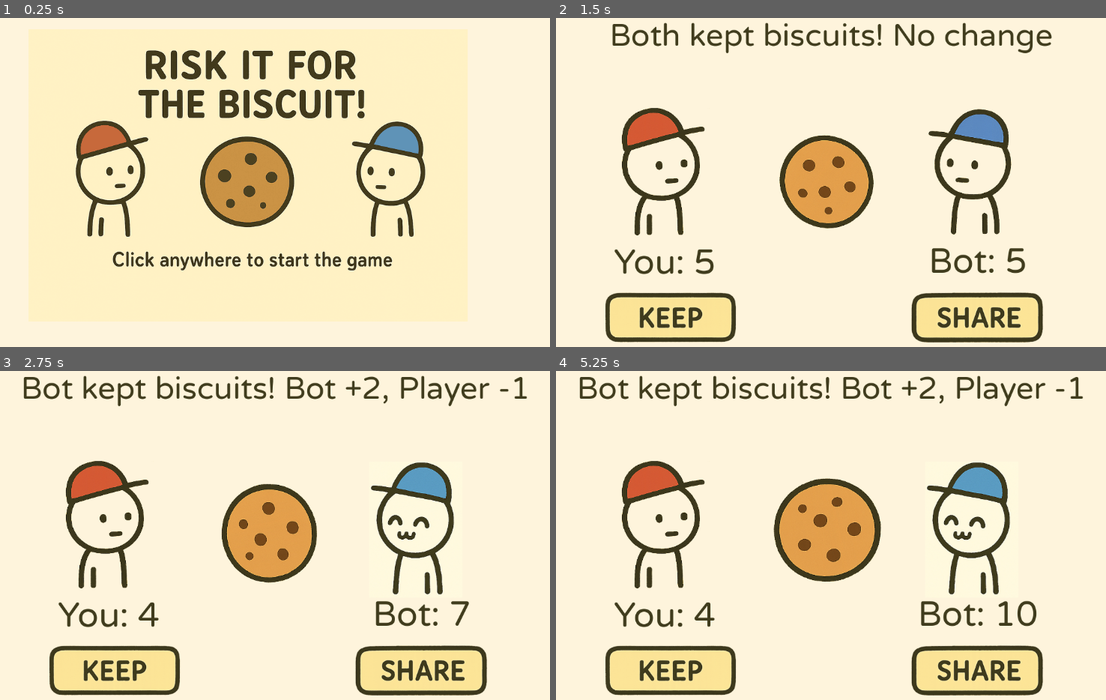
Above: before the commit, frames 1-4 (two rows, left to right).
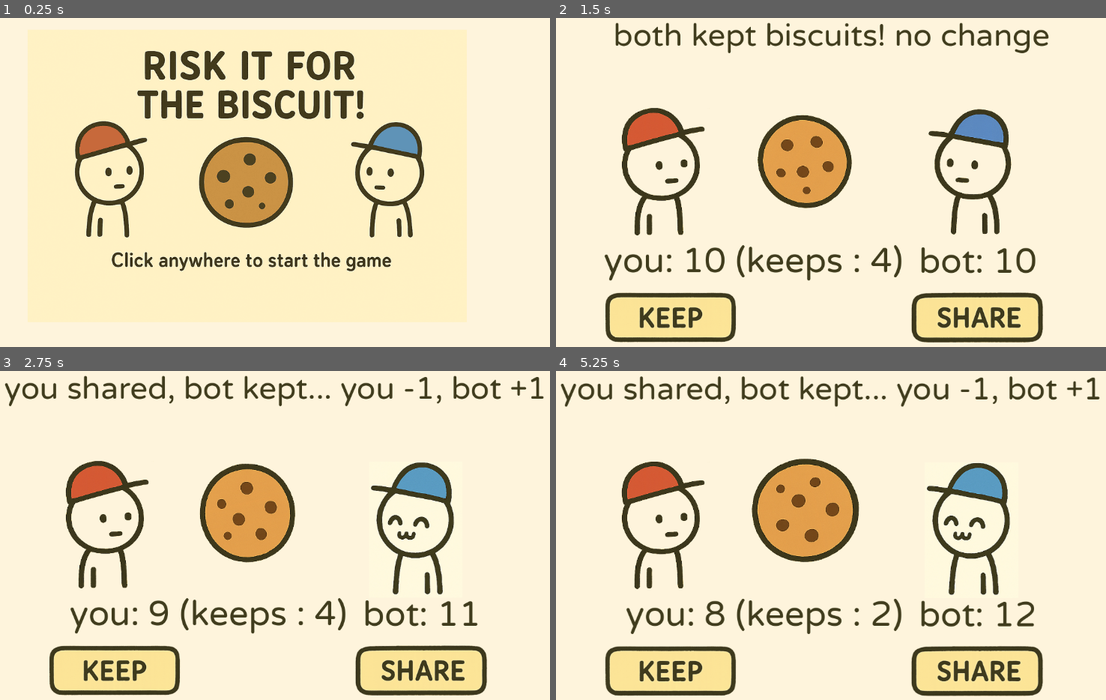
Above: after the commit, the same moments.

Repository: Aditya-J07/Biscuit-Trust
Game: Godot game, scene res://scenes/start.tscn
Same seed, same stepped clock (60 frames per second), same inputs: the game is played once before the commit and once after it.
Inputs (mouse positions are in pixels of both pictures, inside the frame that each line leads up to):
- Up to frame 1 (0.25 s): no input
- Up to frame 2 (1.5 s): click (803, 175) at 0.5 s; click (671, 317) at 1.25 s
- Up to frame 3 (2.75 s): click (423, 670) at 2 s
- Up to frame 4 (5.25 s): click (671, 670) at 2.75 s; click (979, 670) at 3.5 s; click (671, 670) at 4.25 s; click (979, 670) at 5 s

The runs differ from the first frame. In frame 1, 4.4% of the frame differs, in the area x 5-86%, y 9-77%; in frame 2, 8.6%; in frame 3, 9.2%; in frame 4, 11%, in the area x 0-99%, y 1-99%.

Commit message:
Add files via upload

Diff:
--- a/scenes/game.gd
+++ b/scenes/game.gd
@@ -1,4 +1,5 @@
 extends Node2D
+
 @onready var botwin: Sprite2D = $botwin
 @onready var playerwin: Sprite2D = $playerwin
 @onready var outcome: Label = $outcome
@@ -6,78 +7,132 @@
 @onready var click: AudioStreamPlayer2D = $Click
 @onready var lost: AudioStreamPlayer2D = $Lost
 @onready var win: AudioStreamPlayer2D = $Win
+@onready var playerscore: Label = $playerscore
+@onready var botscore: Label = $botscore
+@onready var keep_button: TextureButton = $keep
+@onready var scene: AnimationPlayer = %scene  # AnimationPlayer with "transition"
 
-var playerpoints = 5   # starting biscuits
-var botpoints = 5
-var trust = 0   # bot's trust in the player
+var playerpoints = 10
+var botpoints = 10
+var trust = 0
+var game_over = false
+
+# New variables for keep limit and reward
+const MAX_INITIAL_KEEPS = 5
+var keeps_left = MAX_INITIAL_KEEPS
+var consecutive_shares = 0
 
 func _ready():
 	update_ui()
-	outcome.text = "Click on either Keep or Share"
+	outcome.text = "Click Keep or Share"
+	playerwin.visible = false
+	botwin.visible = false
+	keep_button.visible = true  # start with keep visible
 
 func _on_share_pressed():
-	trust += 1      # player builds trust
+	if game_over: return
+	trust += 1
+	consecutive_shares += 1
+
+	# Every 2 shares = +1 keep
+	if consecutive_shares % 2 == 0:
+		keeps_left += 1
+		if keeps_left > 0:
+			keep_button.visible = true
+
 	playround("share")
-	click.playing = true
+	click.play()
 
 func _on_keep_pressed():
-	trust -= 1      # player loses trust
+	if game_over: return
+	if keeps_left <= 0:
+		outcome.text = "No keeps left!"
+		return
+
+	trust -= 1
+	keeps_left -= 1
+	consecutive_shares = 0  # reset share streak
+
+	if keeps_left <= 0:
+		keep_button.visible = false
+
 	playround("keep")
-	click.playing = true
+	click.play()
 
 func playround(playerchoice: String):
 	var botchoice = bot_decision()
 	var result = ""
 
-	if playerchoice == "share" and botchoice == "share":
-		playerpoints += 1
-		botpoints += 1
-		result = "Both shared a biscuit! +1 each"
+	var player_can_share = playerchoice == "share" and playerpoints > 0
+	var bot_can_share = botchoice == "share" and botpoints > 0
+
+	if player_can_share and bot_can_share:
+		result = "both shared a biscuit! no change"
 		flash_icons(true, true)
 
-	elif playerchoice == "keep" and botchoice == "share":
-		playerpoints += 2
+	elif player_can_share and not bot_can_share:
+		playerpoints -= 1
+		botpoints += 1
+		result = "you shared, bot kept... you -1, bot +1"
+		flash_icons(false, true)
+		lost.play()
+		shake_screen()
+
+	elif not player_can_share and bot_can_share:
 		botpoints -= 1
-		result = "Player kept biscuits! Player +2, Bot -1"
+		playerpoints += 1
+		result = "bot shared, you kept... you +1, bot -1"
 		flash_icons(true, false)
-		win.playing = true
-
-	elif playerchoice == "share" and botchoice == "keep":
-		botpoints += 2
-		playerpoints -= 1
-		result = "Bot kept biscuits! Bot +2, Player -1"
-		shake_screen()
-		flash_icons(false, true)
-		lost.playing = true
+		win.play()
 
 	else:
-		result = "Both kept biscuits! No change"
+		if playerchoice == "share" and playerpoints == 0 and botchoice != "share":
+			result = "you tried to share but have 0 biscuits"
+		elif botchoice == "share" and botpoints == 0 and playerchoice != "share":
+			result = "bot tried to share but has 0 biscuits"
+		else:
+			result = "both kept biscuits! no change"
 
-	update_ui(result)
+	check_game_over(result)
 
+func check_game_over(result: String):
+	if playerpoints <= 0:
+		playerpoints = 0
+		update_ui("bot wins! you lost all biscuits.")
+		game_over = true
+		await get_tree().create_timer(3.5).timeout
+		scene.play("transition")
+		await scene.animation_finished
+		get_tree().change_scene_to_file("res://scenes/start.tscn")
+
+	elif botpoints <= 0:
+		botpoints = 0
+		update_ui("you win! bot lost all biscuits.")
+		game_over = true
+		await get_tree().create_timer(3.5).timeout
+		scene.play("transition")
+		await scene.animation_finished
+		get_tree().change_scene_to_file("res://scenes/start.tscn")
+
+	else:
+		update_ui(result)
 
 func flash_icons(player_flash: bool, bot_flash: bool) -> void:
 	if player_flash:
-		$playerwin.visible = true
+		playerwin.visible = true
 	if bot_flash:
-		$botwin.visible = true
-
-	await get_tree().create_timer(1.0).timeout
-
-	$playerwin.visible = false
-	$botwin.visible = false
-
+		botwin.visible = true
+	await get_tree().create_timer(2.5).timeout
+	playerwin.visible = false
+	botwin.visible = false
 
 func update_ui(result: String = "") -> void:
-	$playerscore.text = "You: %d" % playerpoints
-	$botscore.text = "Bot: %d" % botpoints
-	$outcome.text = result
-
-
+	playerscore.text = "you: %d (keeps : %d)   " % [playerpoints, keeps_left]
+	botscore.text = "bot: %d" % botpoints
+	outcome.text = result
 
 func bot_decision() -> String:
 	var chance = randf()
-
 	if trust > 3:
 		return "share" if chance < 0.8 else "keep"
 	elif trust > 0:
@@ -88,9 +143,6 @@
 func shake_screen():
 	var tween = create_tween()
 	for i in range(3):
-		var offset = Vector2(
-			randf_range(-10, 10),
-			randf_range(-10, 10)
-		)
-		tween.tween_property(camera, "offset", offset, 0.005)
-		tween.tween_property(camera, "offset", Vector2.ZERO, 0.005)
+		var offset = Vector2(randf_range(-10, 10), randf_range(-10, 10))
+		tween.tween_property(camera, "offset", offset, 0.05)
+		tween.tween_property(camera, "offset", Vector2.ZERO, 0.05)
--- a/scenes/game.tscn
+++ b/scenes/game.tscn
@@ -10,6 +10,34 @@
 [ext_resource type="AudioStream" uid="uid://jd5a3wn125qq" path="res://asset/click.mp3" id="8_gee14"]
 [ext_resource type="AudioStream" uid="uid://823ia74nooq1" path="res://asset/lost.mp3" id="9_0tnpc"]
 [ext_resource type="AudioStream" uid="uid://drvrdjiipof54" path="res://asset/win.mp3" id="10_vtaks"]
+[ext_resource type="AudioStream" uid="uid://ct4lgnkf4ika1" path="res://asset/transition.mp3" id="11_kvpfn"]
+
+[sub_resource type="Animation" id="Animation_gee14"]
+length = 0.001
+tracks/0/type = "value"
+tracks/0/imported = false
+tracks/0/enabled = true
+tracks/0/path = NodePath(".:rotation")
+tracks/0/interp = 1
+tracks/0/loop_wrap = true
+tracks/0/keys = {
+"times": PackedFloat32Array(0),
+"transitions": PackedFloat32Array(1),
+"update": 0,
+"values": [0.0]
+}
+tracks/1/type = "value"
+tracks/1/imported = false
+tracks/1/enabled = true
+tracks/1/path = NodePath(".:scale")
+tracks/1/interp = 1
+tracks/1/loop_wrap = true
+tracks/1/keys = {
+"times": PackedFloat32Array(0),
+"transitions": PackedFloat32Array(1),
+"update": 0,
+"values": [Vector2(0.537791, 0.537791)]
+}
 
 [sub_resource type="Animation" id="Animation_u5sy4"]
 resource_name = "rotate"
@@ -40,41 +68,77 @@
 "values": [Vector2(0.537791, 0.537791), Vector2(0.63581, 0.63581), Vector2(0.537987, 0.537987)]
 }
 
-[sub_resource type="Animation" id="Animation_gee14"]
-length = 0.001
-tracks/0/type = "value"
-tracks/0/imported = false
-tracks/0/enabled = true
-tracks/0/path = NodePath(".:rotation")
-tracks/0/interp = 1
-tracks/0/loop_wrap = true
-tracks/0/keys = {
-"times": PackedFloat32Array(0),
-"transitions": PackedFloat32Array(1),
-"update": 0,
-"values": [0.0]
-}
-tracks/1/type = "value"
-tracks/1/imported = false
-tracks/1/enabled = true
-tracks/1/path = NodePath(".:scale")
-tracks/1/interp = 1
-tracks/1/loop_wrap = true
-tracks/1/keys = {
-"times": PackedFloat32Array(0),
-"transitions": PackedFloat32Array(1),
-"update": 0,
-"values": [Vector2(0.537791, 0.537791)]
-}
-
 [sub_resource type="AnimationLibrary" id="AnimationLibrary_0tnpc"]
 _data = {
 &"RESET": SubResource("Animation_gee14"),
 &"rotate": SubResource("Animation_u5sy4")
 }
 
+[sub_resource type="Animation" id="Animation_kvpfn"]
+length = 0.001
+tracks/0/type = "value"
+tracks/0/imported = false
+tracks/0/enabled = true
+tracks/0/path = NodePath(".:scale")
+tracks/0/interp = 1
+tracks/0/loop_wrap = true
+tracks/0/keys = {
+"times": PackedFloat32Array(0),
+"transitions": PackedFloat32Array(1),
+"update": 0,
+"values": [Vector2(0.537791, 0.537791)]
+}
+tracks/1/type = "value"
+tracks/1/imported = false
+tracks/1/enabled = true
+tracks/1/path = NodePath("Transition:playing")
+tracks/1/interp = 1
+tracks/1/loop_wrap = true
+tracks/1/keys = {
+"times": PackedFloat32Array(0),
+"transitions": PackedFloat32Array(1),
+"update": 1,
+"values": [false]
+}
+
+[sub_resource type="Animation" id="Animation_vtaks"]
+resource_name = "transition"
+tracks/0/type = "value"
+tracks/0/imported = false
+tracks/0/enabled = true
+tracks/0/path = NodePath(".:scale")
+tracks/0/interp = 1
+tracks/0/loop_wrap = true
+tracks/0/keys = {
+"times": PackedFloat32Array(0, 1),
+"transitions": PackedFloat32Array(1, 1),
+"update": 0,
+"values": [Vector2(0.537791, 0.537791), Vector2(4.56961, 4.56961)]
+}
+tracks/1/type = "value"
+tracks/1/imported = false
+tracks/1/enabled = true
+tracks/1/path = NodePath("Transition:playing")
+tracks/1/interp = 1
+tracks/1/loop_wrap = true
+tracks/1/keys = {
+"times": PackedFloat32Array(0),
+"transitions": PackedFloat32Array(1),
+"update": 1,
+"values": [true]
+}
+
+[sub_resource type="AnimationLibrary" id="AnimationLibrary_dinhu"]
+_data = {
+&"RESET": SubResource("Animation_kvpfn"),
+&"transition": SubResource("Animation_vtaks")
+}
+
 [node name="main" type="Node2D"]
 script = ExtResource("1_lbhrr")
+
+[node name="Camera2D" type="Camera2D" parent="."]
+position = Vector2(576, 327)
 
 [node name="Bot" type="Sprite2D" parent="."]
 position = Vector2(888, 314)
@@ -82,20 +146,6 @@
 texture = ExtResource("1_yqjtg")
 region_enabled = true
 region_rect = Rect2(1105.5, 288.125, 312.75, 441)
-
-[node name="Biscuit" type="Sprite2D" parent="."]
-position = Vector2(611, 329)
-scale = Vector2(0.537791, 0.537791)
-texture = ExtResource("1_yqjtg")
-offset = Vector2(4.65646, 5.2511)
-region_enabled = true
-region_rect = Rect2(592.5, 335.375, 355.5, 344.25)
-
-[node name="AnimationPlayer" type="AnimationPlayer" parent="Biscuit"]
-libraries = {
-&"": SubResource("AnimationLibrary_0tnpc")
-}
-autoplay = "rotate"
 
 [node name="SpriteBg" type="Sprite2D" parent="."]
 visible = false
@@ -126,15 +176,15 @@
 region_rect = Rect2(113, 287.75, 337.5, 450)
 
 [node name="playerscore" type="Label" parent="."]
-offset_left = 122.0
-offset_top = 430.0
-offset_right = 473.0
-offset_bottom = 549.0
+offset_left = 126.0
+offset_top = 427.0
+offset_right = 807.0
+offset_bottom = 546.0
 theme_override_colors/font_color = Color(0.25098, 0.235294, 0.113725, 1)
 theme_override_fonts/font = ExtResource("5_iywne")
 theme_override_font_sizes/font_size = 67
-text = "you: 1"
-horizontal_alignment = 1
+text = "you: 10  (keeps : 5)   "
+horizontal_alignment = 2
 vertical_alignment = 1
 
 [node name="botscore" type="Label" parent="."]
@@ -177,9 +227,6 @@
 scale = Vector2(0.589765, 0.589765)
 texture = ExtResource("7_gee14")
 
-[node name="Camera2D" type="Camera2D" parent="."]
-position = Vector2(576, 327)
-
 [node name="Click" type="AudioStreamPlayer2D" parent="."]
 position = Vector2(578, 676)
 stream = ExtResource("8_gee14")
@@ -194,5 +241,38 @@
 position = Vector2(935, 653)
 stream = ExtResource("10_vtaks")
 
+[node name="Biscuit" type="Sprite2D" parent="."]
+position = Vector2(569, 290)
+scale = Vector2(0.537791, 0.537791)
+texture = ExtResource("1_yqjtg")
+offset = Vector2(4.65646, 5.2511)
+region_enabled = true
+region_rect = Rect2(592.5, 335.375, 355.5, 344.25)
+
+[node name="AnimationPlayer" type="AnimationPlayer" parent="Biscuit"]
+libraries = {
+&"": SubResource("AnimationLibrary_0tnpc")
+}
+autoplay = "rotate"
+
+[node name="scene" type="AnimationPlayer" parent="Biscuit"]
+unique_name_in_owner = true
+libraries = {
+&"": SubResource("AnimationLibrary_dinhu")
+}
+
+[node name="Transition" type="AudioStreamPlayer2D" parent="Biscuit"]
+position = Vector2(11.1567, 799.567)
+stream = ExtResource("11_kvpfn")
+volume_db = 24.0
+
+[node name="ColorRect" type="ColorRect" parent="."]
+visible = false
+offset_left = -73.0
+offset_top = -67.0
+offset_right = 1277.0
+offset_bottom = 717.0
+color = Color(0.231373, 0.211765, 0.109804, 0)
+
 [connection signal="pressed" from="keep" to="." method="_on_keep_pressed"]
 [connection signal="pressed" from="share" to="." method="_on_share_pressed"]
--- a/scenes/start.tscn
+++ b/scenes/start.tscn
@@ -13,4 +13,7 @@
 offset_bottom = 599.0
 texture_normal = ExtResource("1_jaeev")
 
+[node name="Camera2D" type="Camera2D" parent="."]
+position = Vector2(578, 323)
+
 [connection signal="pressed" from="TextureButton" to="." method="_on_texture_button_pressed"]
Not shown, added: asset/transition.mp3.import
Not shown, changed: export_presets.cfg
Not shown: 1 places in scenes/game.tscn that only renumber resources
Not shown, added: asset/transition.mp3
